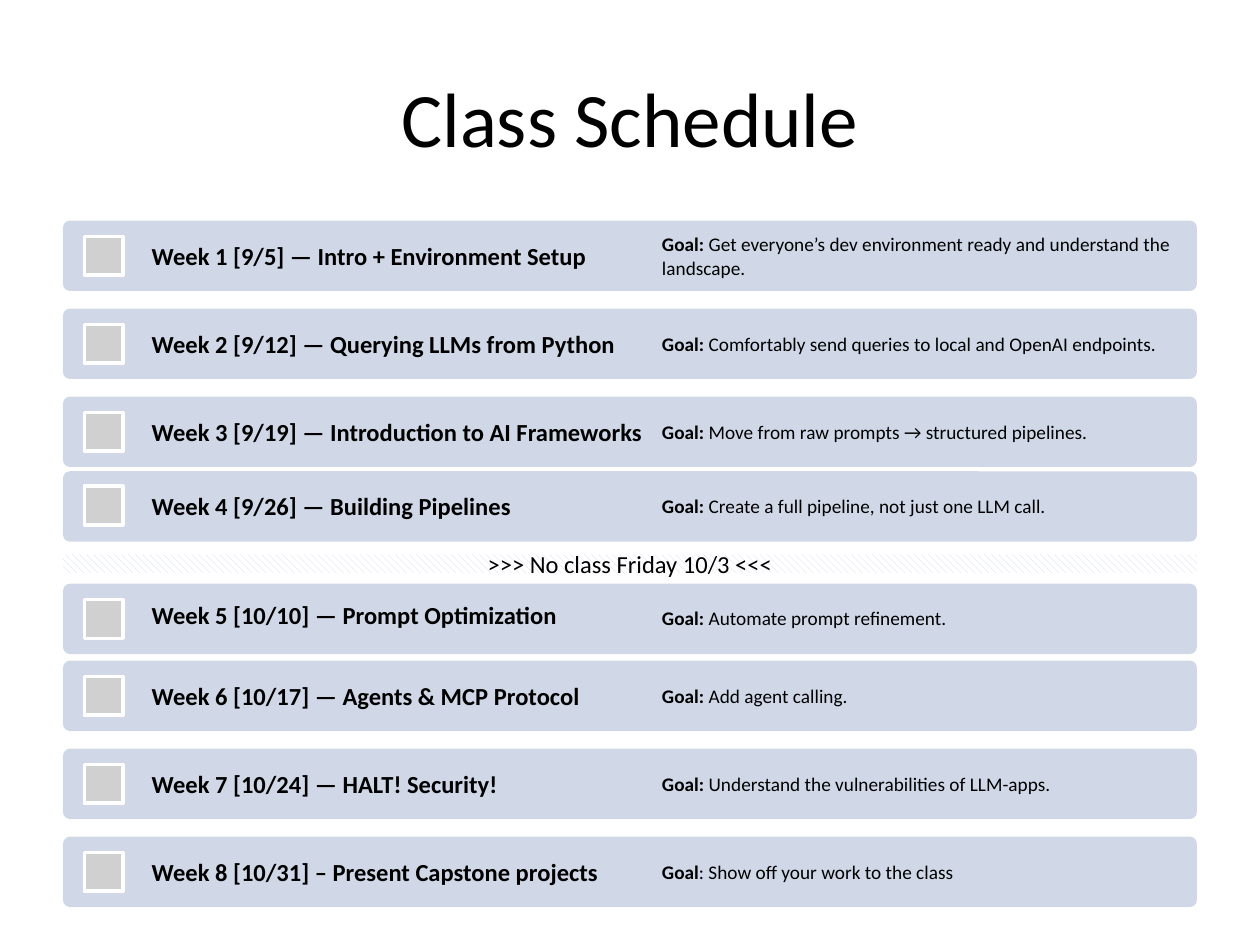
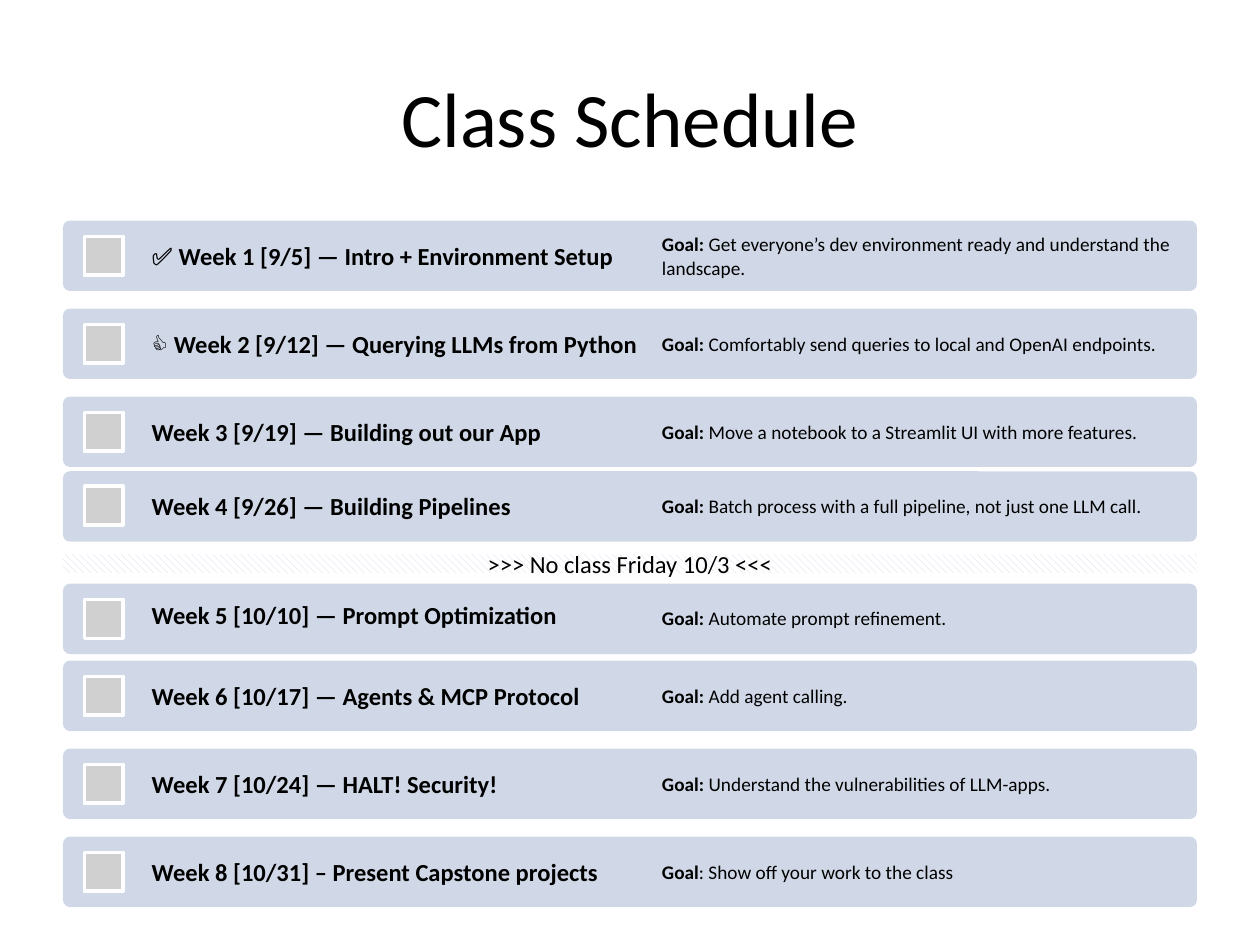
Before and after one commit to tniccum21/LLM_Class, a slide deck: slide 2 of Week02/Week02.pptx. Drawn at 1260x945 pixels with LibreOffice and Linux fonts; fonts in the diff are those of the drawing; grey boxes stand for pictures. Boxes give left, top, right and bottom in pixels: in the first picture for what was removed or moved away, otherwise in the second. Text is boxed around its words. In the diff, an @@ line names an element or a change of style, - is before the commit and + after.

Commit message:
Refactor Week02: Remove redundant files and update gitignore
- Update .gitignore to exclude Week03 and source files
- Remove old ticket triage implementation files
- Remove large dataset CSV (dataset-tickets-multi-lang3-4k.csv)
- Update Week02 PowerPoint presentation
- Keep cleaned dataset and notebook versions for reference

```diff
--- a/Week02/Week02.pptx
+++ b/Week02/Week02.pptx
@@ text at box(179, 247, 613, 269): text changed @@
-Week 1 [9/5] — Intro + Environment Setup
+✅ Week 1 [9/5] — Intro + Environment Setup
@@ text at box(174, 335, 637, 357): text changed @@
-Week 2 [9/12] — Querying LLMs from Python
+👍 Week 2 [9/12] — Querying LLMs from Python
@@ text at box(152, 423, 541, 445): text changed @@
-Week 3 [9/19] — Introduction to AI Frameworks
+Week 3 [9/19] — Building out our App
@@ text at box(662, 425, 1137, 439): text changed @@
-Goal: Move from raw prompts → structured pipelines.
+Goal: Move a notebook to a Streamlit UI with more features.
@@ text at box(662, 499, 1141, 517): text changed @@
-Goal: Create a full pipeline, not just one LLM call.
+Goal: Batch process with a full pipeline, not just one LLM call.
```
Also in this commit, not shown: 2 other slides changed, 14 slides added, 22 slides removed, 5 other files.
